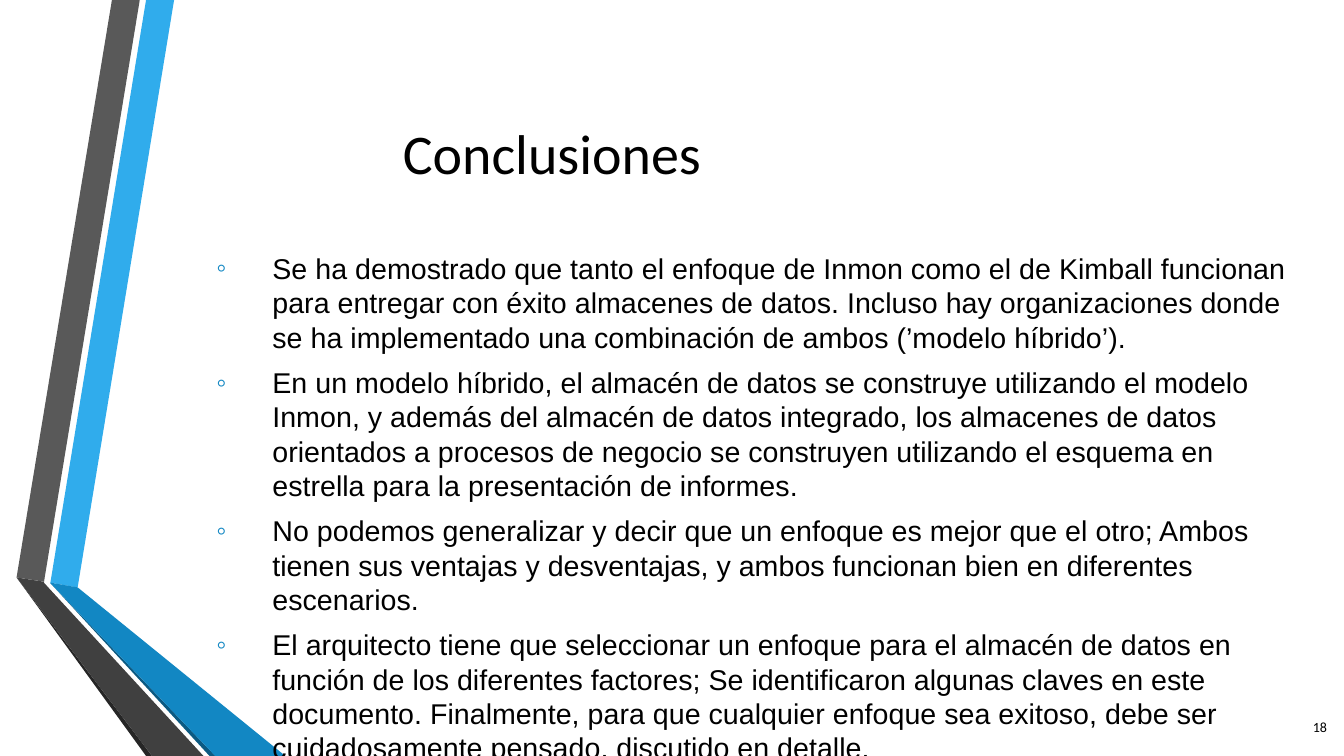
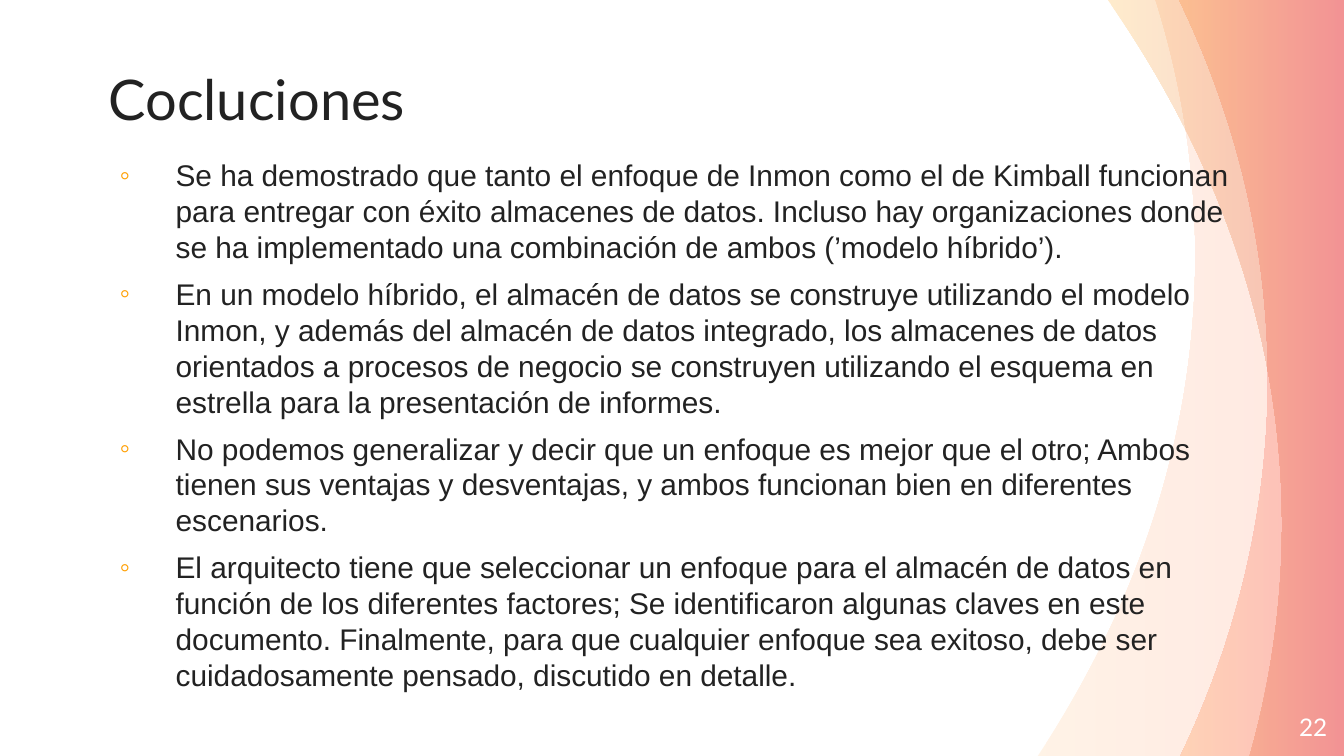
Before and after one commit to Andre-Reinoso/Inmon-vs-Kimball, a slide deck: slide 22 of Inmon-vs-Kimball.pptx (slide 18 before the commit). Drawn at 1344x756 pixels with LibreOffice and Linux fonts; fonts in the diff are those of the drawing; background and template pictures are left out. Boxes give left, top, right and bottom in pixels: in the first picture for what was removed or moved away, otherwise in the second. Text is boxed around its words. In the diff, an @@ line names an element or a change of style, - is before the commit and + after.

```diff
--- a/Inmon-vs-Kimball.pptx
+++ b/Inmon-vs-Kimball.pptx
@@ freeform shape added at [1037, 0, 1344, 756], fill gradient #FFC486 to #FF866B @@
@@ freeform shape added at [1108, 0, 1343, 756], fill gradient #FF9F00 to #CC0000 @@
@@ freeform shape added at [1180, 0, 1344, 756], fill gradient #F20122 to #FF6A00 @@
@@ title added at [108, 78, 405, 121], 30 pt, text #222222 @@
+Cocluciones
@@ title removed at [403, 135, 701, 175] @@
-Conclusiones
@@ text "Se ha demostrado que tanto ...": place and size @@
-text "Se ha demostrado que tanto ..." at [272, 258, 1285, 730]
+text "Se ha demostrado que tanto ..." at [176, 163, 1228, 691]
@@ text "Se ha demostrado que tanto ..." at [176, 163, 1228, 691]: size 15.3 to 16 pt, text colour #000000 to #222222; bullet colour #1287C3 to #FF9F00 @@
@@ group removed at [16, 0, 286, 756]: 6 freeform shapes @@
@@ page number at [1299, 718, 1327, 736]: text changed; size 7.5 to 13 pt; font Calibri to Lato; text colour #000000 to #FFFFFF @@
-18
+22
```
Also in this commit, not shown: 4 slides added.
